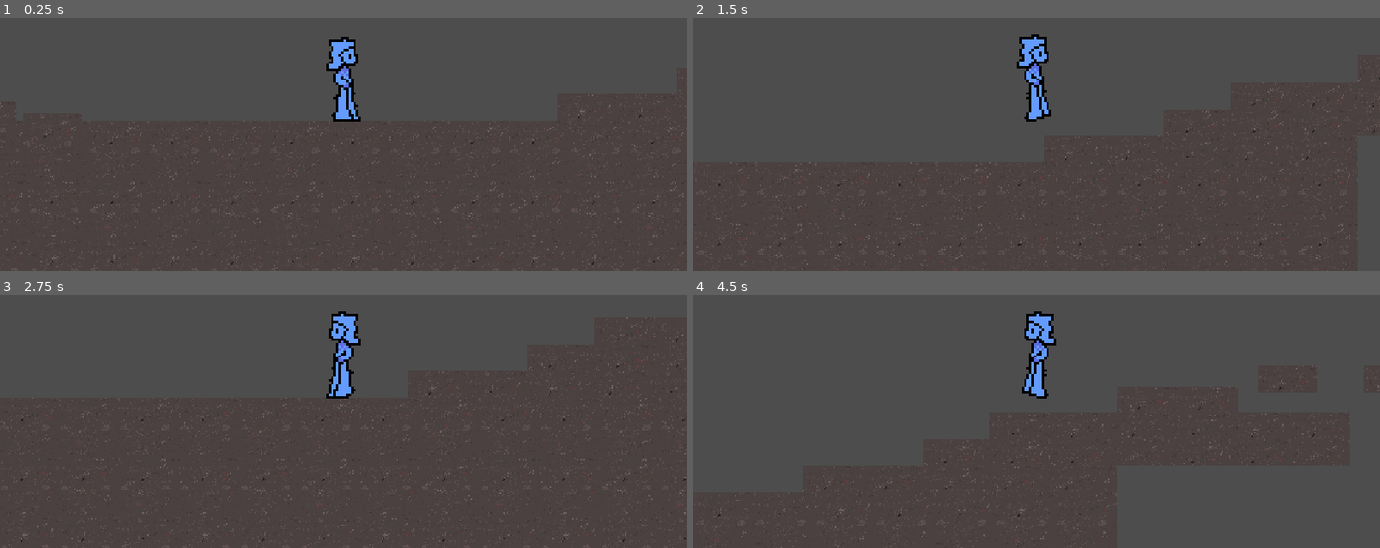
Above: before the commit, frames 1-4 (two rows, left to right).
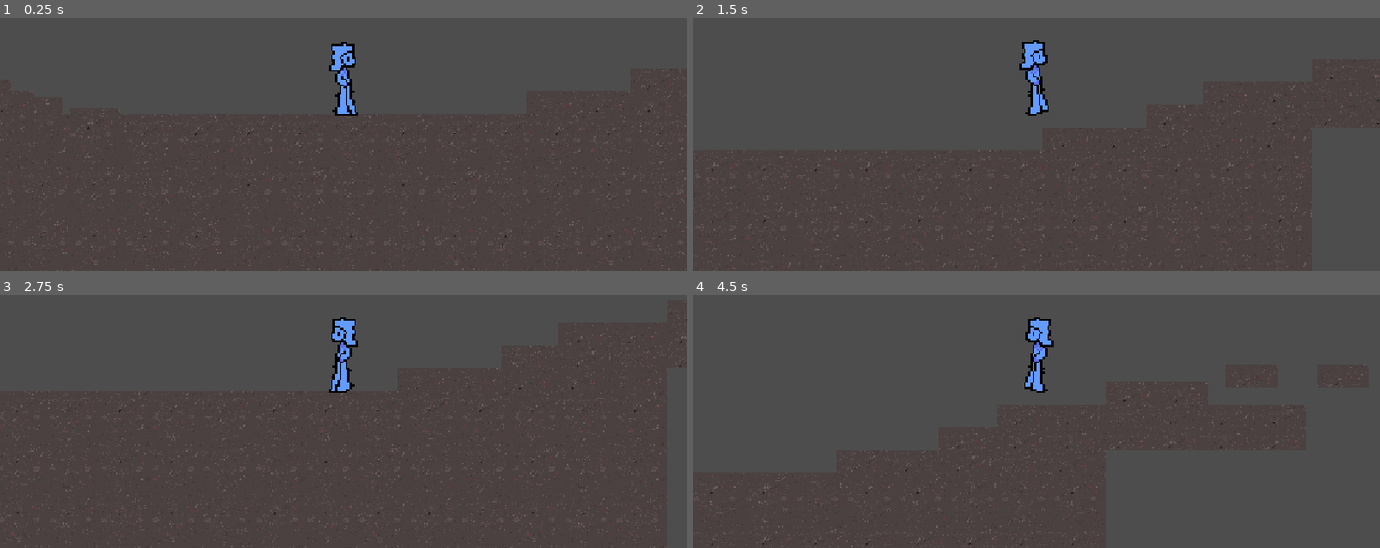
Above: after the commit, the same moments.

Repository: OneWingedDog/Prism2D
Game: Godot game, scene res://Scenes/tuff_test_map.tscn
Same seed, same stepped clock (60 frames per second), same inputs: the game is played once before the commit and once after it.
Inputs:
- Up to frame 1 (0.25 s): no input
- Up to frame 2 (1.5 s): tap Enter (ui_accept) at 0.5 s; hold D (Right) from 0.53 s (still down); tap Space (Jump) at 0.77 s
- Up to frame 3 (2.75 s): tap Space (Jump) at 1.52 s; release D (Right) at 2.03 s; hold A (Left) from 2.03 s (still down)
- Up to frame 4 (4.5 s): release A (Left) at 2.78 s; hold D (Right) 2.78-4.28 s; tap Space (Jump) at 3.02, 3.77 s; hold A (Left) from 4.28 s (still down)

The runs differ from the first frame. In frame 1, 2.4% of the frame differs, in the area x 0-100%, y 7-100%; in frame 2, 2.1%; in frame 3, 2.5%, in the area x 0-100%, y 6-100%; in frame 4, 1.6%.

Commit message:
Slide down walls

Diff:
--- a/prism-2d/Scenes/character_body_2d.gd
+++ b/prism-2d/Scenes/character_body_2d.gd
@@ -21,7 +21,7 @@
 	if input_direction.x == (1.0) or (-1.0) :
 		oldinpt = input_direction
 
-	counteractingforce = counteractingforce - 25
+	counteractingforce = counteractingforce - 35
 	if counteractingforce < 50:
 		counteractingforce = 0
 
@@ -59,6 +59,10 @@
 
 func _physics_process(delta):
 
+	if touchingwall == true:
+		if velocity.y > 0:
+			inum = inum/2
+
 	if not incnum > 0.9:
 		incnum = incnum + 0.025
 	else:
@@ -85,13 +89,14 @@
 
 	get_input()
 	move_and_slide()
-	print(predir)
+	print(velocity.y)
 
 
 func _on_area_2d_body_entered(body: Node2D) -> void:
 	print("ent")
 	if jump == true:
 		touchingwall = true
+
 
 
 func _on_area_2d_body_exited(body: Node2D) -> void:
--- a/prism-2d/Scenes/tuff_player.tscn
+++ b/prism-2d/Scenes/tuff_player.tscn
@@ -84,7 +84,7 @@
 sprite_frames = SubResource("SpriteFrames_0eb53")
 animation = &"Wall Cling"
 autoplay = "default"
-frame_progress = 0.9405236
+frame_progress = 0.57136166
 
 [node name="CollisionShape2D" type="CollisionShape2D" parent="CharacterBody2D" unique_id=961077790]
 position = Vector2(-16.071447, -14.285731)
@@ -92,7 +92,7 @@
 
 [node name="Camera2D" type="Camera2D" parent="CharacterBody2D" unique_id=395622131]
 scale = Vector2(3.9600003, 1)
-zoom = Vector2(0.7, 0.7)
+zoom = Vector2(0.6, 0.6)
 
 [node name="Area2D" type="Area2D" parent="CharacterBody2D" unique_id=15294725]
 
